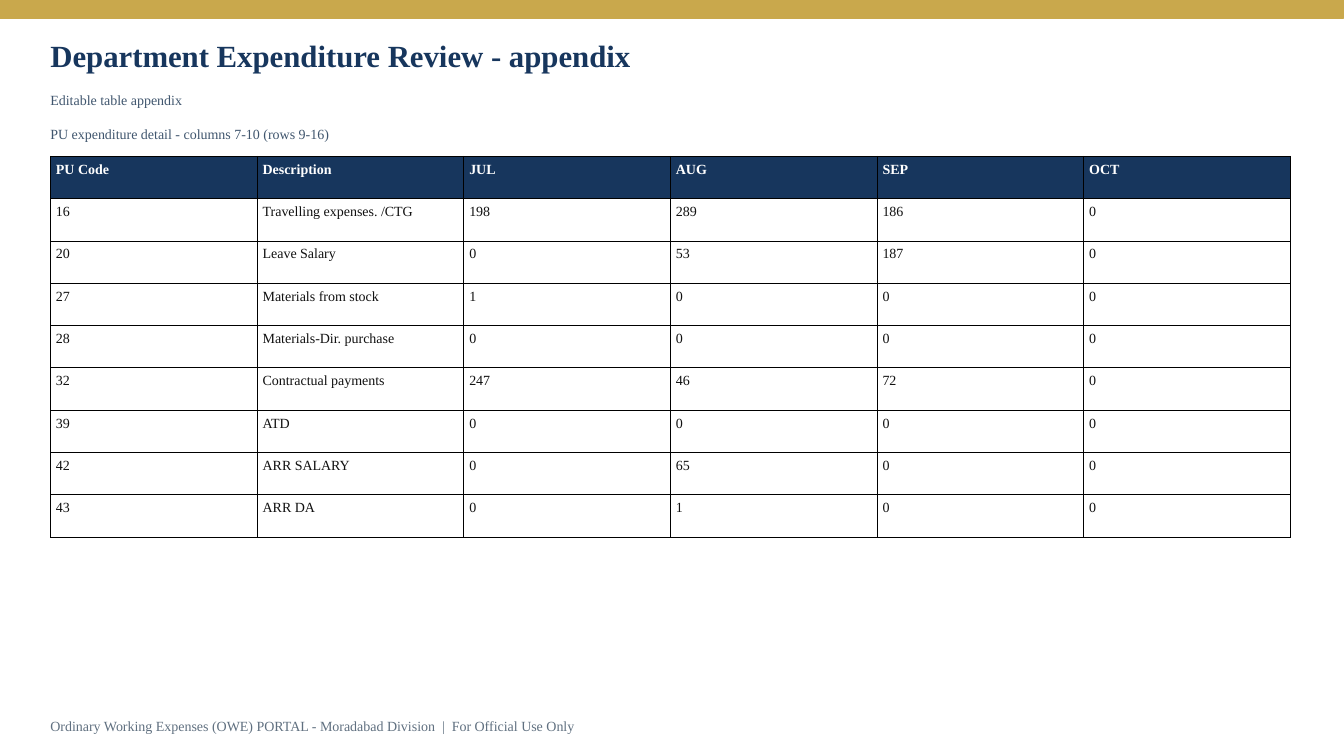
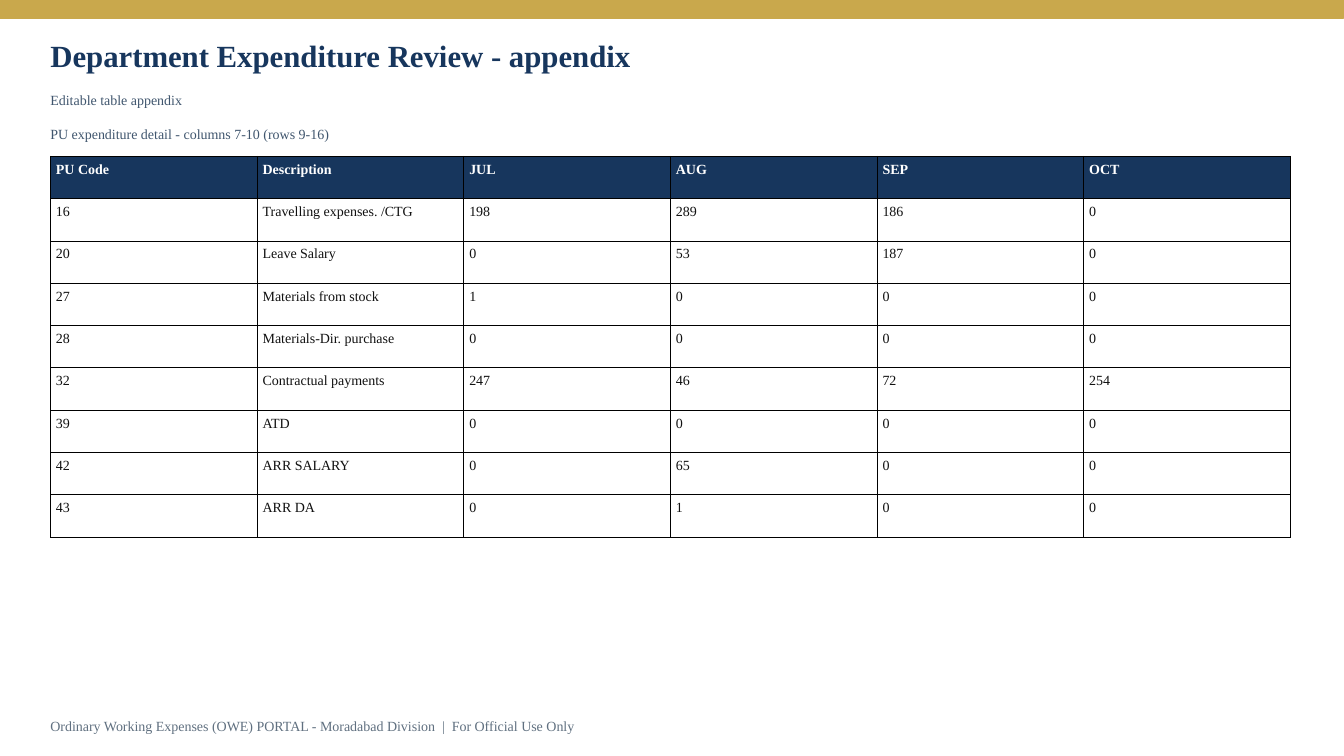
Before and after one commit to girishtiwari007/MBRLR, a slide deck: slide 9 of .export-validation/display/display.pptx. Drawn at 1344x756 pixels with LibreOffice and Linux fonts; fonts in the diff are those of the drawing. Boxes give left, top, right and bottom in pixels: in the first picture for what was removed or moved away, otherwise in the second. Text is boxed around its words. In the diff, an @@ line names an element or a change of style, - is before the commit and + after.

```diff
--- a/.export-validation/display/display.pptx
+++ b/.export-validation/display/display.pptx
@@ table at [50,156,1291,516] @@
-row 6, column 6: 0
+row 6, column 6: 254
```
Also in this commit, not shown: 2 other slides changed, 25 other files.
